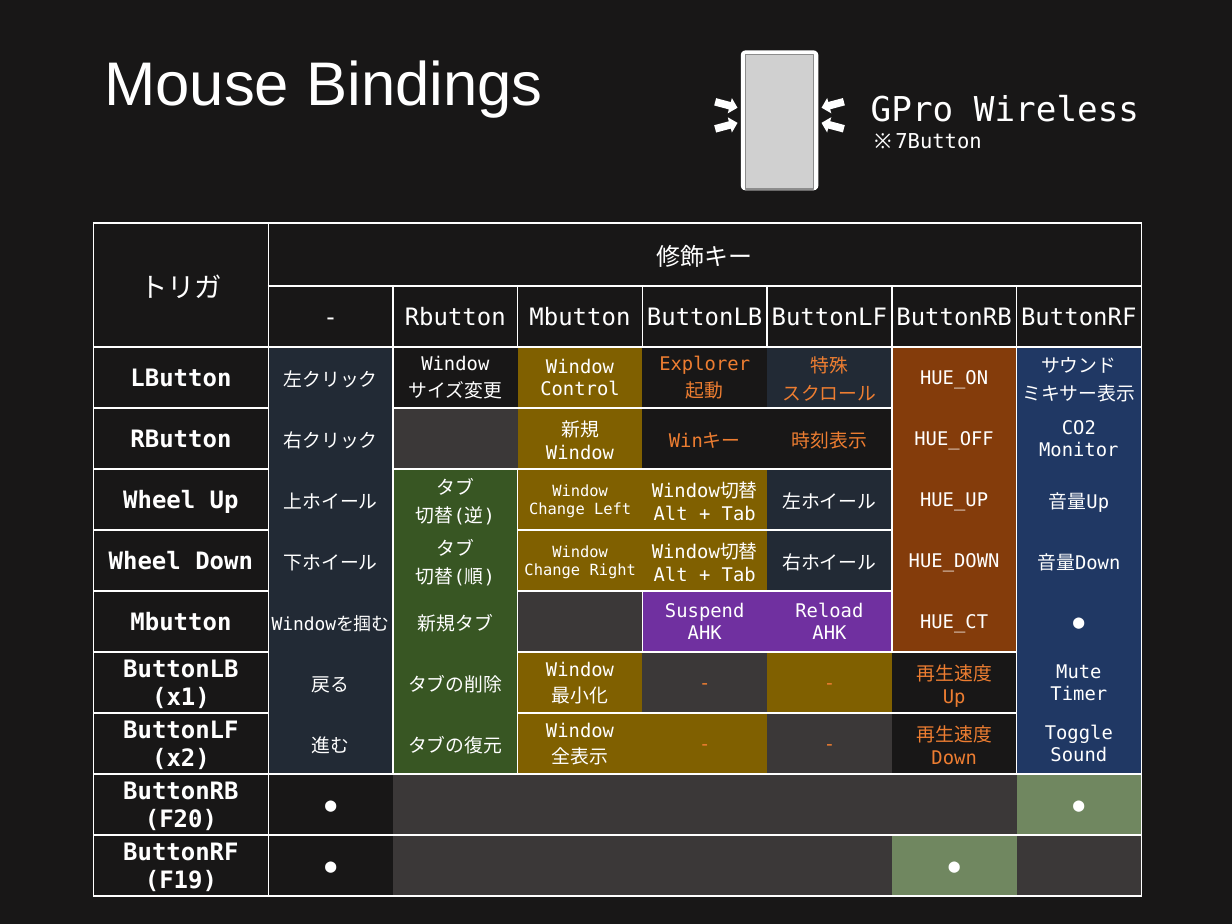
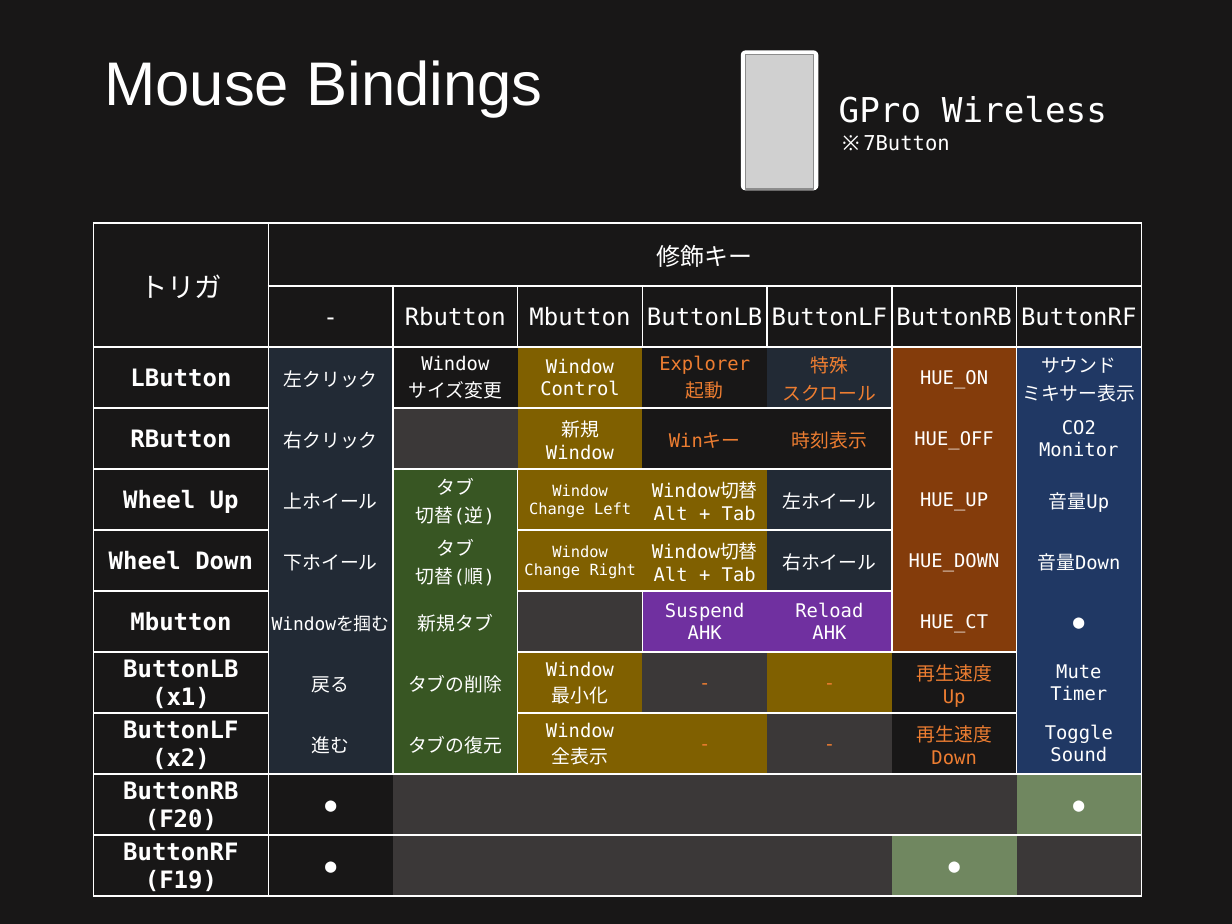
Before and after one commit to ittooo66/myAHKv2, a slide deck: slide 10 of MANUAL.pptx. Drawn at 1232x924 pixels with LibreOffice and Linux fonts; fonts in the diff are those of the drawing; grey boxes stand for pictures. Boxes give left, top, right and bottom in pixels: in the first picture for what was removed or moved away, otherwise in the second. Text is boxed around its words. In the diff, an @@ line names an element or a change of style, - is before the commit and + after.

```diff
--- a/MANUAL.pptx
+++ b/MANUAL.pptx
@@ text "GPro Wireless": place and size @@
-text "GPro Wireless" at bbox=[871, 94, 1139, 149]
+text "GPro Wireless" at bbox=[839, 95, 1107, 151]
@@ group removed at bbox=[715, 95, 845, 135]: 4 down arrows @@
```
Also in this commit, not shown: 5 other slides changed.
